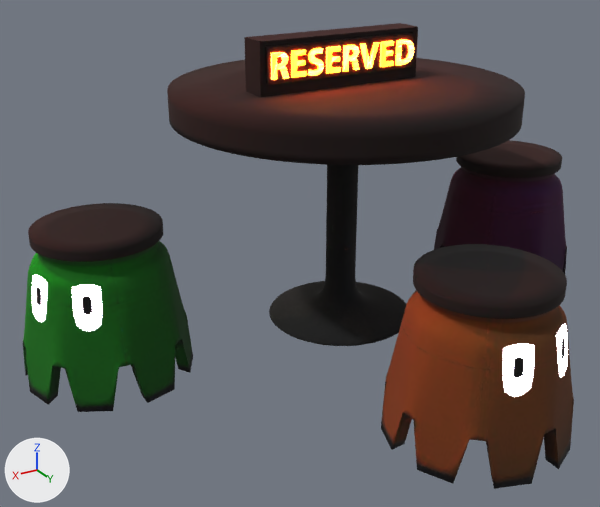
The glTF model public/models/table.glb as it was, and as the next commit left it.
Before and after are seen from a camera (50 mm lens) standing at (0.371, 3.901, 0.871) and looking at (-0.677, 2.154, -0.002). Every picture has the same lights, and +X, +Y and +Z are marked at lower left. The first picture is the older version. Where no turn or scale is listed for an object, it has been applied to the vertices.

In view in the first picture: 'tablemove'.
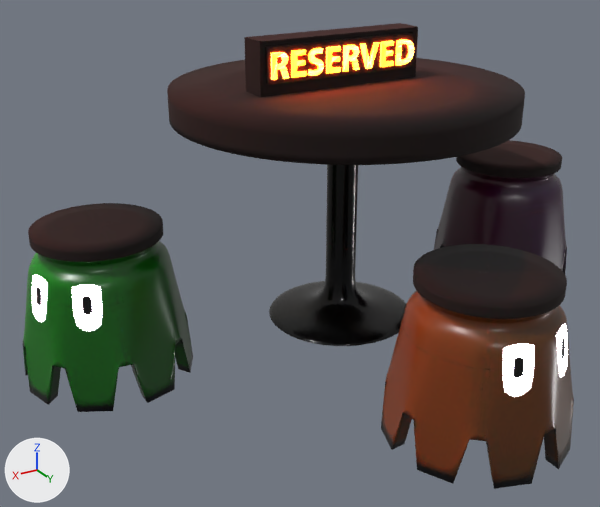
Where the change shows, as pixel boxes (x1, y1, x2, y2) in the pictures (600 x 507 px):
'tablemove', surface changed: (23, 42, 574, 466) in both

The change, as a list of edits to the scene's bpy script:
```text
Add img_tablenew_tablenew2:
    img_tablenew_tablenew2 = load_image('Tablenew-TABLENEW2', '_unpacked/Tablenew-TABLENEW2', 1024, 1024, 'Non-Color')
Change mat_bake_table:
    where n0 = _N.new('ShaderNodeBsdfPrincipled'); n0.name = 'Principled BSDF'
    remove n0.inputs[2].default_value = 1.0  # 'Roughness'
    add n4 = _N.new('ShaderNodeSeparateColor'); n4.name = 'Separate Color'
    add n5 = _N.new('ShaderNodeTexImage'); n5.name = 'Image Texture.002'
    add n5.image = img_tablenew_tablenew2
    add _L.new(n4.outputs[2], n0.inputs[1])  # 'Blue' to 'Metallic'
    add _L.new(n4.outputs[1], n0.inputs[2])  # 'Green' to 'Roughness'
    add _L.new(n5.outputs[0], n4.inputs[0])  # 'Color' to 'Color'
```
